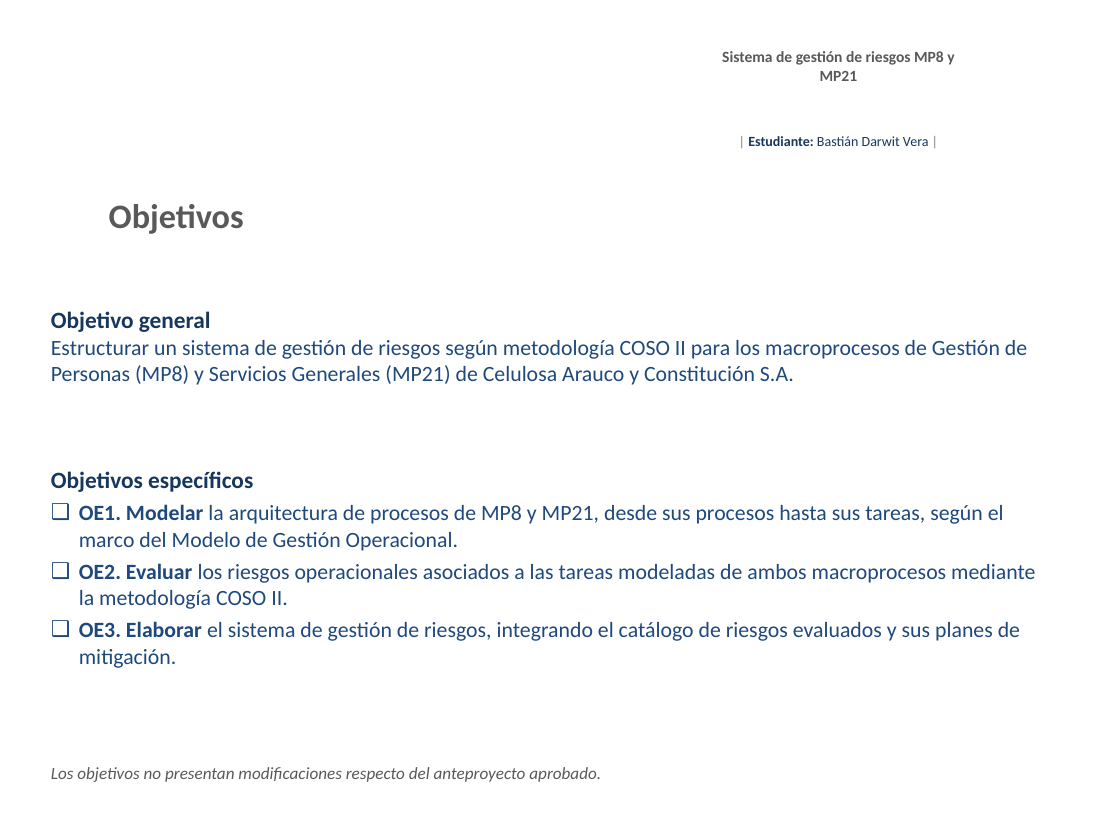
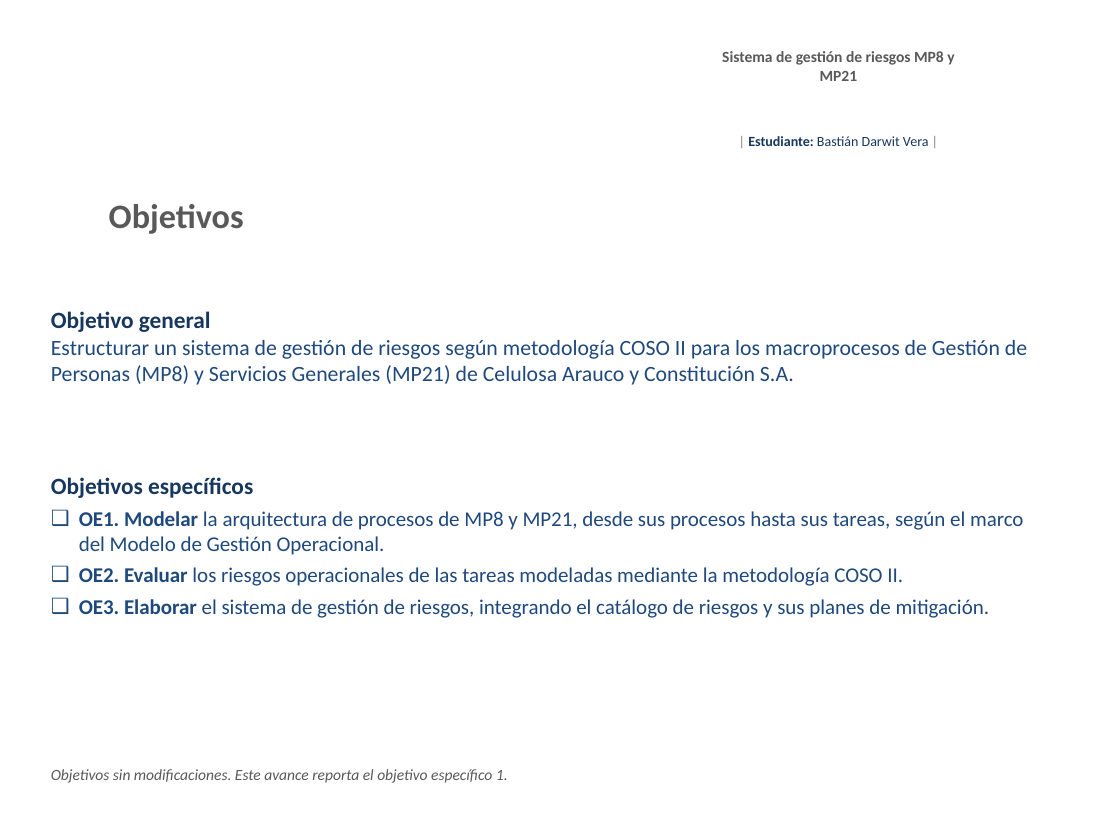
Before and after one commit to BastianDarwit/AFE, a slide deck: slide 3 of Avance_1_TFG_Bastian_Darwit_v1.pptx. Drawn at 1120x840 pixels with LibreOffice and Linux fonts; fonts in the diff are those of the drawing; background and template pictures are left out. Boxes give left, top, right and bottom in pixels: in the first picture for what was removed or moved away, otherwise in the second. Text is boxed around its words. In the diff, an @@ line names an element or a change of style, - is before the commit and + after.

Commit message:
Ampliar la presentacion del Avance 1 a 15 laminas con notas del orador
La version anterior, de 9 laminas, quedaba por debajo de los 8 minutos
requeridos y concentraba el peso en la metodologia. Se reequilibra dando
cinco laminas a los resultados y se agrega la exposicion de los cambios.

Laminas agregadas:
- Cambios respecto del anteproyecto, con el ambito, que cambio y por que,
  y la declaracion explicita de que no cambian el objetivo general, los
  objetivos especificos, los indicadores ni los entregables.
- El flujo unico de informacion de MP8: cadena SIPOC de 5 proveedores a 6
  clientes, 18 fases, arranque en la necesidad estrategica de dotacion y
  composicion por procedencia.
- Cobertura del levantamiento por fase, con las 18 fases y las dos que
  concentran brechas destacadas.
- Brechas declaradas, agrupadas por fase, con sus codigos APQC y el rol
  con quien se cierran.
- Hallazgos del contraste entre fuentes y estado de los indicadores.
- Proximos pasos, con actividades y semanas comprometidas.
- Cierre.

Otros cambios:
- La lamina del titulo incorpora el tema y el caso, sin justificarlos.
- La metodologia se expone sin fundamentacion, por haber sido aprobada en
  el anteproyecto.
- Se agregan notas del orador en las 15 laminas, con tiempo sugerido,
  tiempo acumulado, guion breve y preguntas probables de la comision.
  Duracion estimada total: 10 minutos y 50 segundos.

```diff
--- a/Avance_1_TFG_Bastian_Darwit_v1.pptx
+++ b/Avance_1_TFG_Bastian_Darwit_v1.pptx
@@ text at (79,511,1023,555): size 14 to 13.5 pt in "OE1. Modelar la arquitectura de procesos de ..." @@
@@ text at (79,567,990,618): text changed; size 14 to 13.5 pt @@
-❑ OE2. Evaluar los riesgos operacionales asociados a las tareas modeladas de ambos macroprocesos mediante la metodología COSO II.
-❑ OE3. Elaborar el sistema de gestión de riesgos, integrando el catálogo de riesgos evaluados y sus planes de mitigación.
+❑ OE2. Evaluar los riesgos operacionales de las tareas modeladas mediante la metodología COSO II.
+❑ OE3. Elaborar el sistema de gestión de riesgos, integrando el catálogo de riesgos y sus planes de mitigación.
@@ text at (51,769,508,783): text changed; size 11 to 10 pt @@
-Los objetivos no presentan modificaciones respecto del anteproyecto aprobado.
+Objetivos sin modificaciones. Este avance reporta el objetivo específico 1.
```
Also in this commit, not shown: 7 other slides changed, 6 slides added.
